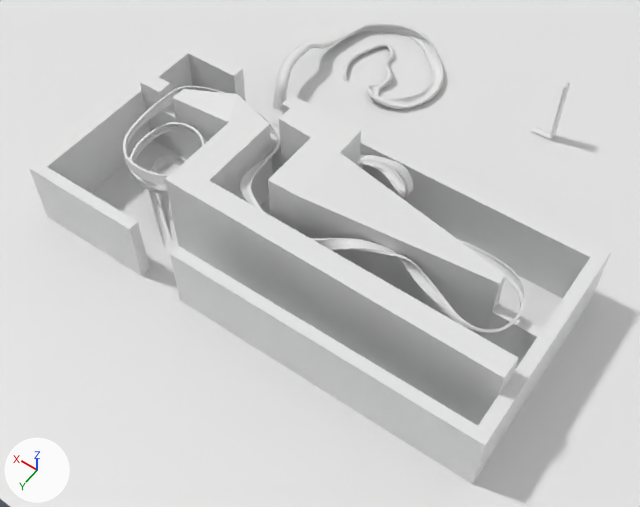
Two versions of the Blender file Assets/BlendFiles/HomePlanet.blend, one commit apart.
Camera for both pictures: a 50 mm camera at (-5300.0, 9058.0, 8767.0) aimed at (-1212.0, 3335.0, -226.0). Arrows for +X, +Y and +Z are at lower left; the lights stay in place. The picture after the commit comes second.

In view in the first picture: 'BézierCurve-col-noimp', 'FloorPlane-col', 'InnerWall-col', 'OuterWall-col', 'Track_1-col' and 1 more.
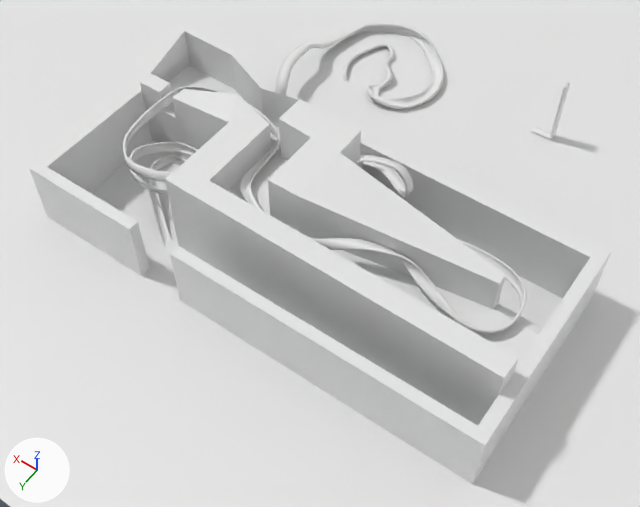
Location of each change, [x1, y1, x2, y2] in pixels of the pictures (640 x 507 px):
'InnerWall-col', reshaped (12% taller): before [140, 73, 543, 426]; after [140, 31, 543, 426]
'Track_1-col', reshaped: [123, 86, 527, 333] in both
part 1 of me_cube_002, built on: before [210, 119, 543, 394]; after [151, 31, 543, 394]

What changed in the scene script:
```text
Change me_cube_002:
    remove me_cube_002.from_pydata(...)  # 86 vertices, 85 faces; spans x -4584.0..1401.0, y -168.0..1759.0, z -102.0..1336.0
    add me_cube_002.from_pydata(...)  # 94 vertices, 100 faces; spans x -4584.0..1401.0, y -434.0..1759.0, z -102.0..1336.0
    me_cube_002 part 1
    2 vertices are removed from x -4584.0..-573.0, y 561.0..1473.0, z 664.0
    8 faces are deleted
    4 vertices in x -1653.0..-743.0, y 309.0..1168.0, z 748.0 move by (0.0, 0.0, -50.0)
    4 vertices move from x -4574.0..-569.0, y 278.0..1420.0, z 648.0..664.0 to x -4574.0..-569.0, y 278.0..1420.0, z 698.0
    10 vertices are added at x -4584.0..1398.0, y -434.0..1473.0, z 542.0..1297.0
    23 new faces join them
Change cu_béziercurve_002:
    where _sp = cu_béziercurve_002.splines.new('BEZIER'); _sp.bezier_points.add(26)
    remove _sp.bezier_points.foreach_set('co', [5409.0, -12.16, -6915.0, 6086.0, 252.6, -6430.0, 6245.0, 325.3, -6147.0, 6107.0, 325.3, -5946.0, 5701.0, 325.3, -6069.0, 5805.0, 456.6, -6531.0, 6322.0, 565.3, -6515.0, 6302.0, 723.8, -5862.0, 5673.0, 795.4, -5827.0, 5451.0, 912.3, -6515.0, 6151.0, 943.0, -6682.0, 6425.0, 962.0, -6185.0, 6418.0, 962.0, -5466.0, 4969.0, 893.0, -5246.0, 4595.0, 919.6, -6277.0, 3637.0, 1038.0, -6519.0, 2679.0, 1168.0, -6205.0, 1762.0, 943.1, -6346.0, 1225.0, 919.1, -5827.0, 2387.0, 923.3, -5513.0, 3370.0, 925.0, -5447.0, 3617.0, 1267.0, -5422.0, 3214.0, 1481.0, -5341.0, 3089.0, 1044.0, -5252.0, 3762.0, 832.4, -4888.0, 4390.0, 216.6, -4888.0, 5625.0, -217.3, -4888.0])
    remove _sp.bezier_points.foreach_set('handle_left', [5408.0, -12.16, -6915.0, 5958.0, 198.3, -6563.0, 6247.0, 322.8, -6258.0, 6180.0, 325.3, -5954.0, 5764.0, 325.3, -5959.0, 5623.0, 395.8, -6391.0, 6199.0, 565.3, -6661.0, 6454.0, 653.7, -6055.0, 5853.0, 772.4, -5684.0, 5350.0, 879.8, -6195.0, 5995.0, 943.0, -6784.0, 6385.0, 962.0, -6445.0, 6443.0, 972.8, -5760.0, 5587.0, 901.5, -4914.0, 5011.0, 925.3, -6053.0, 4030.0, 1041.0, -6573.0, 3212.0, 1166.0, -6304.0, 2293.0, 989.3, -6209.0, 1150.0, 836.9, -6219.0, 2159.0, 957.7, -5525.0, 3124.0, 789.8, -5465.0, 3647.0, 1073.0, -5426.0, 3541.0, 1482.0, -5397.0, 2901.0, 1095.0, -5372.0, 3467.0, 981.1, -4959.0, 3983.0, 639.5, -4890.0, 5218.0, 205.6, -4890.0])
    remove _sp.bezier_points.foreach_set('handle_right', [5479.0, -12.16, -6915.0, 6207.0, 303.9, -6304.0, 6243.0, 328.6, -6006.0, 5903.0, 325.3, -5922.0, 5647.0, 325.3, -6164.0, 5922.0, 495.8, -6621.0, 6491.0, 565.3, -6315.0, 6165.0, 787.1, -5688.0, 5466.0, 821.9, -5991.0, 5537.0, 940.3, -6791.0, 6348.0, 943.0, -6552.0, 6452.0, 962.0, -6015.0, 6395.0, 951.6, -5186.0, 4615.0, 888.1, -5436.0, 4356.0, 916.3, -6405.0, 3290.0, 1036.0, -6471.0, 2423.0, 1169.0, -6158.0, 1462.0, 917.1, -6424.0, 1306.0, 1006.0, -5412.0, 2531.0, 901.7, -5506.0, 3538.0, 1017.0, -5434.0, 3591.0, 1427.0, -5418.0, 2989.0, 1481.0, -5302.0, 3277.0, 992.6, -5131.0, 4080.0, 671.8, -4811.0, 4624.0, -26.4, -4887.0, 5858.0, -460.3, -4887.0])
    add _sp.bezier_points.foreach_set('co', [5409.0, -12.16, -6915.0, 6086.0, 252.6, -6430.0, 6245.0, 325.3, -6147.0, 6107.0, 325.3, -5946.0, 5701.0, 325.3, -6069.0, 5805.0, 456.6, -6531.0, 6322.0, 565.3, -6515.0, 6290.0, 514.5, -6017.0, 5745.0, 519.3, -5869.0, 5451.0, 912.3, -6515.0, 6151.0, 943.0, -6682.0, 6425.0, 962.0, -6185.0, 6418.0, 962.0, -5466.0, 4969.0, 893.0, -5246.0, 4595.0, 919.6, -6277.0, 3637.0, 1038.0, -6519.0, 2679.0, 1168.0, -6205.0, 1762.0, 943.1, -6346.0, 1225.0, 919.1, -5827.0, 2387.0, 923.3, -5513.0, 3370.0, 925.0, -5447.0, 3617.0, 1267.0, -5422.0, 3214.0, 1481.0, -5341.0, 3089.0, 1044.0, -5252.0, 3762.0, 832.4, -4888.0, 4390.0, 216.6, -4888.0, 5625.0, -217.3, -4888.0])
    add _sp.bezier_points.foreach_set('handle_left', [5408.0, -12.16, -6915.0, 5958.0, 198.3, -6563.0, 6247.0, 322.8, -6258.0, 6180.0, 325.3, -5954.0, 5764.0, 325.3, -5959.0, 5623.0, 395.8, -6391.0, 6199.0, 565.3, -6661.0, 6443.0, 537.4, -6220.0, 5977.0, 497.2, -5787.0, 5345.0, 784.3, -6237.0, 5995.0, 943.0, -6784.0, 6385.0, 962.0, -6445.0, 6443.0, 972.8, -5760.0, 5587.0, 901.5, -4914.0, 5011.0, 925.3, -6053.0, 4030.0, 1041.0, -6573.0, 3212.0, 1166.0, -6304.0, 2293.0, 989.3, -6209.0, 1150.0, 836.9, -6219.0, 2159.0, 957.7, -5525.0, 3124.0, 789.8, -5465.0, 3647.0, 1073.0, -5426.0, 3541.0, 1482.0, -5397.0, 2901.0, 1095.0, -5372.0, 3467.0, 981.1, -4959.0, 3983.0, 639.5, -4890.0, 5218.0, 205.6, -4890.0])
    add _sp.bezier_points.foreach_set('handle_right', [5479.0, -12.16, -6915.0, 6207.0, 303.9, -6304.0, 6243.0, 328.6, -6006.0, 5903.0, 325.3, -5922.0, 5647.0, 325.3, -6164.0, 5922.0, 495.8, -6621.0, 6491.0, 565.3, -6315.0, 6180.0, 498.0, -5871.0, 5392.0, 553.0, -5994.0, 5545.0, 1027.0, -6764.0, 6348.0, 943.0, -6552.0, 6452.0, 962.0, -6015.0, 6395.0, 951.6, -5186.0, 4615.0, 888.1, -5436.0, 4356.0, 916.3, -6405.0, 3290.0, 1036.0, -6471.0, 2423.0, 1169.0, -6158.0, 1462.0, 917.1, -6424.0, 1306.0, 1006.0, -5412.0, 2531.0, 901.7, -5506.0, 3538.0, 1017.0, -5434.0, 3591.0, 1427.0, -5418.0, 2989.0, 1481.0, -5302.0, 3277.0, 992.6, -5131.0, 4080.0, 671.8, -4811.0, 4624.0, -26.4, -4887.0, 5858.0, -460.3, -4887.0])
    where _sp = cu_béziercurve_002.splines.new('BEZIER'); _sp.bezier_points.add(26)
    remove _sp.use_smooth = False
    add cu_béziercurve_002.resolution_u = 20
    add cu_béziercurve_002.use_fill_caps = True
```
